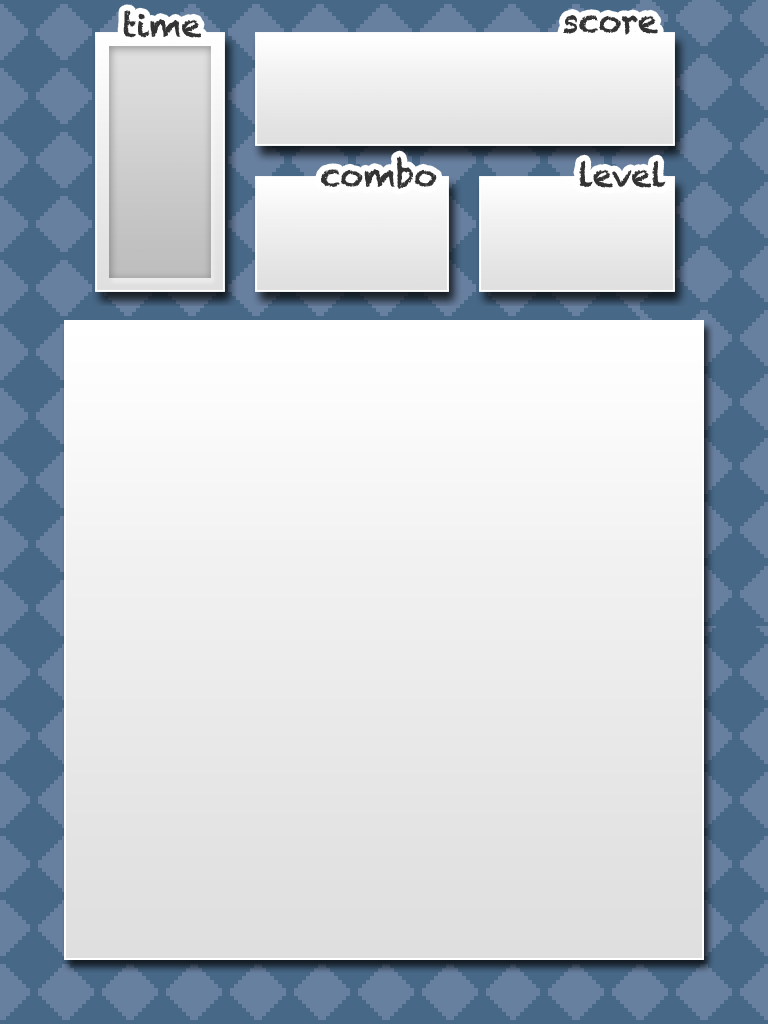
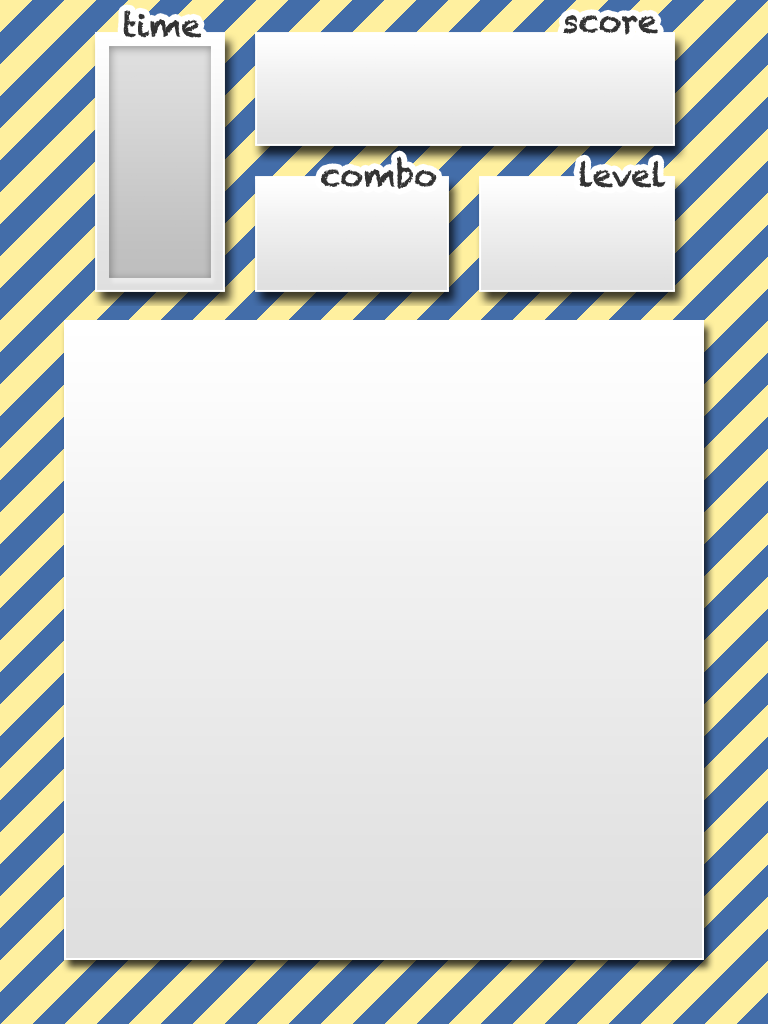
Revision of a layered 768×1024 image; what changed, layer by layer:
added layer "Layer 2" above "BG8" over [0, 0, 768, 1024]
added layer "BG8" above "BG7" over [0, 0, 768, 1024]
added layer "BG7" above "BG6" over [0, 0, 768, 1024]
added layer "BG6" above "BG5" over [0, 0, 768, 1024]
added layer "BG5" above "BG4" over [0, 0, 768, 1024]
added layer "BG4" above "BG3" over [0, 0, 768, 1024]
added layer "BG3" above "BG2" over [0, 0, 768, 1024]
added layer "BG2" above "BG1" over [0, 0, 768, 1024]
added layer "BG1" above "Layer 1" over [0, 0, 768, 1024]
